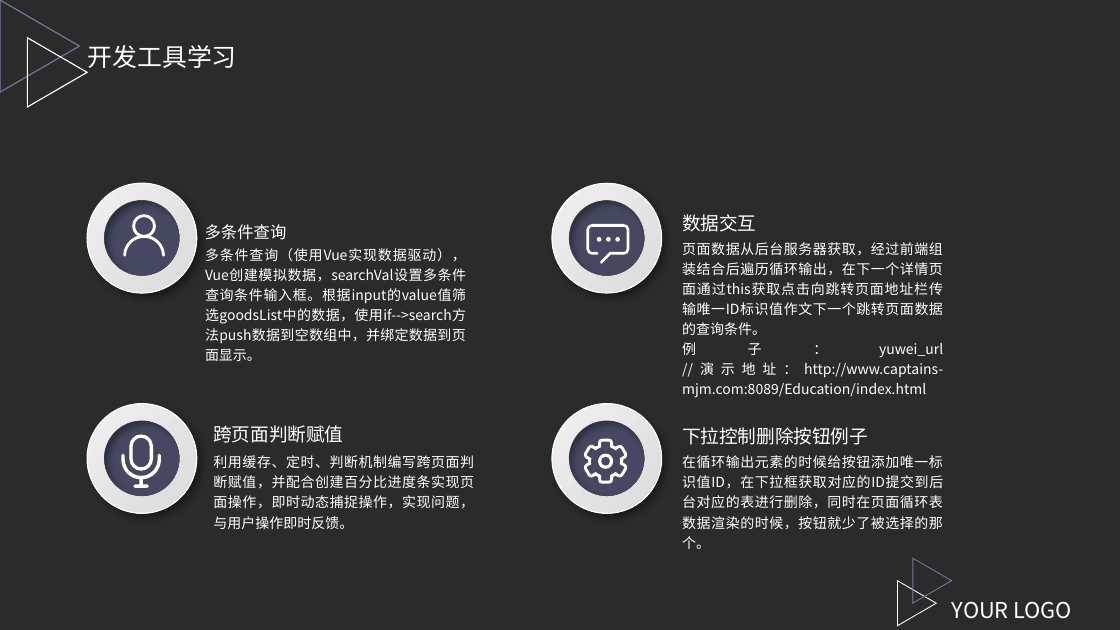
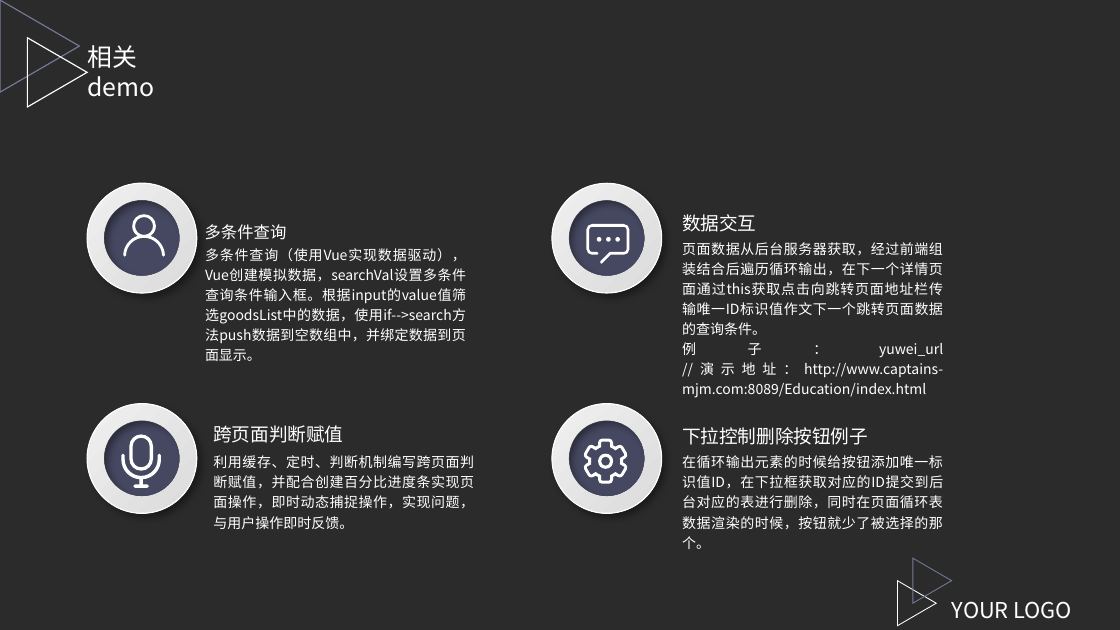
Before and after one commit to DempseyLao/laodeyu, a slide deck: slide 7 of 第二月月报.pptx. Drawn at 1120x630 pixels with LibreOffice and Linux fonts; fonts in the diff are those of the drawing; background and template pictures are left out; a plain dark background stands for a picture behind light text. Boxes give left, top, right and bottom in pixels: in the first picture for what was removed or moved away, otherwise in the second. Text is boxed around its words. In the diff, an @@ line names an element or a change of style, - is before the commit and + after.

Commit message:
9.25_update

```diff
--- a/第二月月报.pptx
+++ b/第二月月报.pptx
@@ text at (88, 45, 155, 97): text changed @@
-开发工具学习
+相关demo
```
Also in this commit, not shown: 3 other slides changed.
